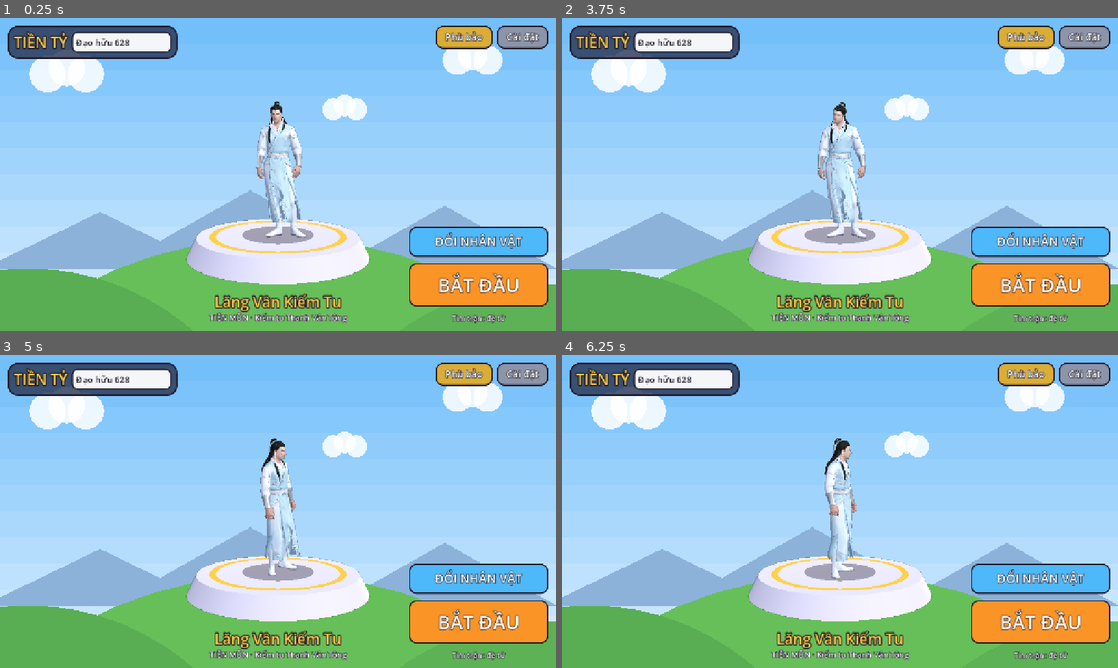
Above: before the commit, frames 1-4 (two rows, left to right).
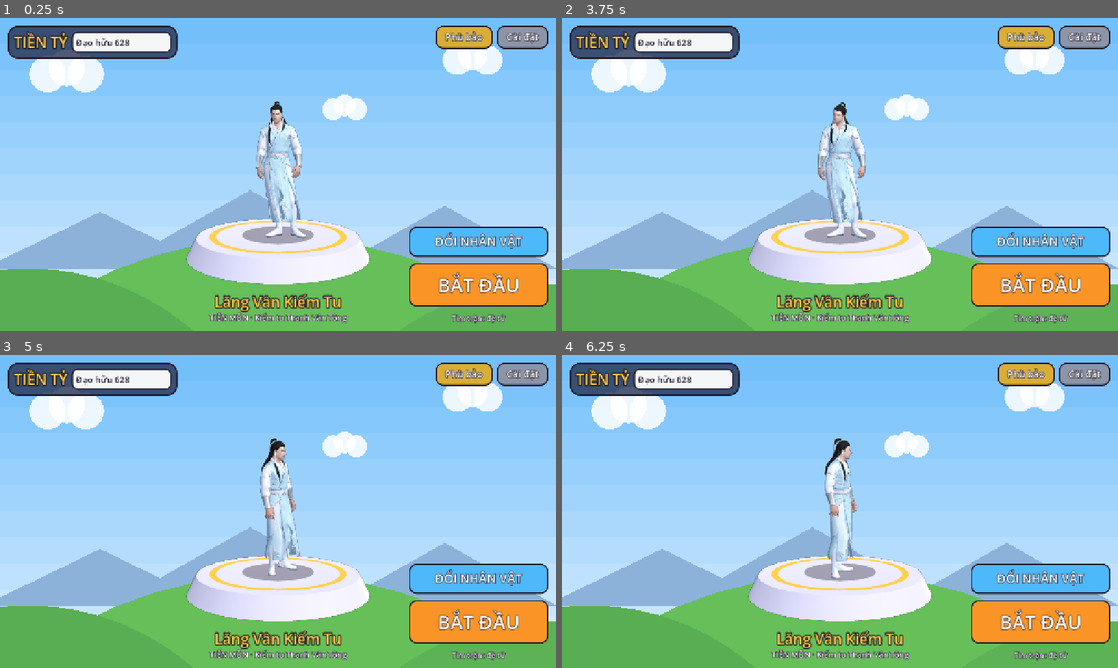
Above: after the commit, the same moments.

Repository: quanace11/gametienty
Game: Godot game, scene res://main.tscn
The game is run twice, just before and just after one commit, with the same random seed, the same clock (stepped at 60 frames per second) and the same inputs.
Inputs (mouse positions are in pixels of both pictures, inside the frame that each line leads up to):
- Up to frame 1 (0.25 s): no input
- Up to frame 2 (3.75 s): click "Phù bảo" at 0.5 s; click "Cài đặt" at 1.25 s; click "ĐỔI NHÂN VẬT" at 2 s; click "BẮT ĐẦU" at 2.75 s; click "Đóng" at 3.5 s
- Up to frame 3 (5 s): tap Enter at 4.25 s; drag from (278, 511) to (333, 442) at 4.27 s
- Up to frame 4 (6.25 s): drag from (728, 527) to (812, 574) at 5.02 s; move the mouse to (895, 442) at 5.77 s; hold D from 5.78 s (still down); tap 1 at 5.85 s

The runs differ from the first frame. In frame 1, 0.3% of the frame differs, in the area x 33-67%, y 26-86%; in frame 2, 0.3%; in frame 3, 0.3%; in frame 4, 0.3%.

Commit message:
UI: khử răng cưa MSAA 2x ở đồ họa Vừa, 4x ở Cao
Co-Authored-By: Claude Opus 5.5 (1M context) <noreply@anthropic.com>
Claude-Session: https://claude.ai/code/session_01Y5d8PiH4oqPfYqY2v4bNhG

Diff:
--- a/UI/graphics_settings.gd
+++ b/UI/graphics_settings.gd
@@ -5,8 +5,8 @@
 ## nhân vật, bóng đổ của bản đồ), rồi chỉnh viewport.
 ## Thấp: ma tu ~6k tam giác, không bóng, LOD gắt. Mọi mức vẽ 3D đủ 100% độ phân giải: vẽ thấp hơn rồi
 ## phóng lên làm cả trận nhòe như phim mờ (nền sân, chữ trên đầu), máy yếu bớt tải bằng bóng, LOD, vân nền.
-## Vừa: ma tu ~20k tam giác, có bóng, 100%. Cao: ma tu ~60k tam giác, có bóng,
-## khử răng cưa MSAA 2x.
+## Vừa: ma tu ~20k tam giác, có bóng, khử răng cưa MSAA 2x. Cao: ma tu ~60k tam giác, có bóng,
+## khử răng cưa MSAA 4x.
 ## Mặc định: điện thoại Thấp, máy tính Vừa. Dòng lệnh --quality=0|1|2 ghi đè.
 ## Khung hình: 30 / 60 / Tối đa (không khóa, cho màn 90/120 Hz), lưu riêng. Mặc định
 ## 60: màn 90/120 Hz không vẽ thừa, đỡ nóng máy, tốn pin.
@@ -16,7 +16,7 @@
 const NAMES := ["Thấp", "Vừa", "Cao"]
 const RENDER_SCALE := [1.0, 1.0, 1.0]
 const LOD_THRESHOLD := [4.0, 1.0, 1.0] # pixel lỗi cho phép khi Godot tự hạ LOD mesh
-const MSAA := [Viewport.MSAA_DISABLED, Viewport.MSAA_DISABLED, Viewport.MSAA_2X]
+const MSAA := [Viewport.MSAA_DISABLED, Viewport.MSAA_2X, Viewport.MSAA_4X]
 const FPS_CHOICES := [30, 60, 0] # 0 = không khóa
 const FPS_NAMES := ["30", "60", "Tối đa"]
 const DEFAULT_FPS := 1
